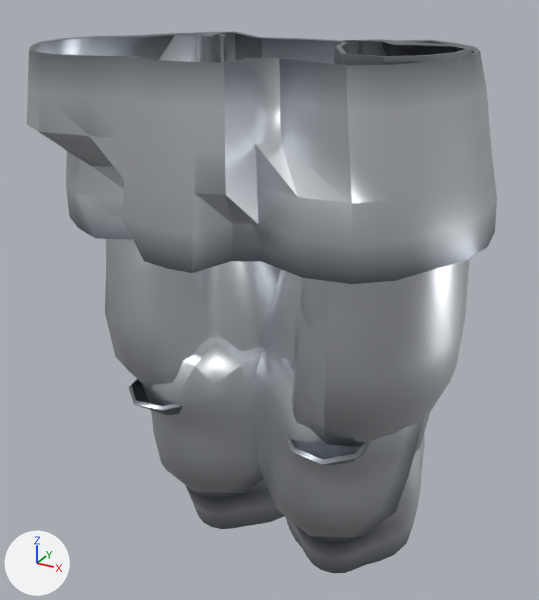
A saved change to the glTF model assets_src/armor/aydor_0/heavy_a_legs.glb.
One viewpoint serves both versions: a 50 mm camera at (0.435, -0.817, 1.073) aimed at (-0.014, 0.0, 0.664). The lights are fixed; the arrows at lower left show +X, +Y and +Z. The older version comes first. Vertices at exactly the same position are counted once.

Objects in the first picture: 'heavy_a_legs'.
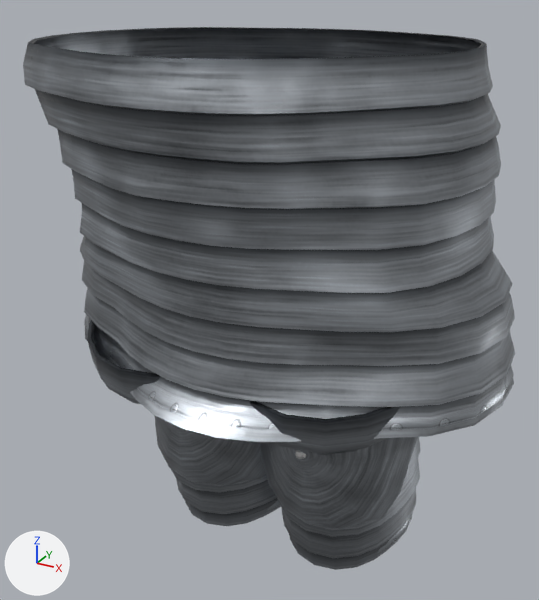
Diff of the bpy script that builds the scene:
```diff
--- a/assets_src/armor/aydor_0/heavy_a_legs.glb.py
+++ b/assets_src/armor/aydor_0/heavy_a_legs.glb.py
@@ mat_steel @@
+mat_steel = bpy.data.materials.new('steel')
+# uses the picture img_steel_c_png
+# uses the picture img_steel_n_png
+# uses the picture img_steel_orm_png
@@ mat_iron @@
+mat_iron = bpy.data.materials.new('iron')
+mat_iron.use_nodes = True; mat_iron.node_tree.nodes.clear()
+_N = mat_iron.node_tree.nodes; _L = mat_iron.node_tree.links
+n0 = _N.new('ShaderNodeBsdfPrincipled'); n0.name = 'Principled BSDF'
+n0.inputs[1].default_value = 1.0  # 'Metallic'
+n0.inputs[2].default_value = 0.48  # 'Roughness'
+n1 = _N.new('ShaderNodeOutputMaterial'); n1.name = 'Material Output'
+n2 = _N.new('ShaderNodeVertexColor'); n2.name = 'Color Attribute'
+_L.new(n0.outputs[0], n1.inputs[0])  # 'BSDF' to 'Surface'
+_L.new(n2.outputs[0], n0.inputs[0])  # 'Color' to 'Base Color'
@@ mat_trim @@
+mat_trim = bpy.data.materials.new('trim')
+# uses the picture img_trim_c_png
+# uses the picture img_trim_n_png
+# uses the picture img_trim_orm_png
@@ me_heavy_a_legs @@
-me_heavy_a_legs.from_pydata(...)  # 1374 vertices, 2472 faces; spans x -0.279..0.27, y -0.243..0.201, z 0.273..1.002
-me_heavy_a_legs.materials.append(mat_metal)
+me_heavy_a_legs.from_pydata(...)  # 2772 vertices, 5164 faces; spans x -0.315..0.309, y -0.26..0.245, z 0.292..1.002
+# me_heavy_a_legs part 1: the loose piece of 256 vertices spanning x -0.279..0.27, y -0.243..0.201, z 0.788..0.997 is rebuilt with 1120 vertices and now spans x -0.315..0.309, y -0.26..0.245, z 0.593..1.002, in mat_steel
+# me_heavy_a_legs part 2: the loose piece of 220 vertices spanning x -0.202..0.028, y -0.151..0.16, z 0.273..0.565 is rebuilt with 462 vertices and now spans x -0.266..0.037, y -0.202..0.173, z 0.294..0.645, in mat_steel
+# me_heavy_a_legs part 3: the loose piece of 220 vertices spanning x -0.03..0.202, y -0.151..0.16, z 0.273..0.565 is rebuilt with 462 vertices and now spans x -0.034..0.257, y -0.199..0.171, z 0.294..0.645, in mat_steel
+# me_heavy_a_legs part 4: the loose piece of 97 vertices spanning x -0.218..0.038, y -0.137..0.011, z 0.346..0.634 is rebuilt with 141 vertices and now spans x -0.215..0.031, y -0.133..0.013, z 0.358..0.63, in mat_steel
+# me_heavy_a_legs part 5: a new loose piece of 160 vertices spanning x -0.313..0.307, y -0.229..0.232, z 0.596..0.617, in mat_trim
+# me_heavy_a_legs part 6: a new loose piece of 141 vertices spanning x -0.033..0.214, y -0.127..0.013, z 0.357..0.631, in mat_steel
+# me_heavy_a_legs part 7: a new loose piece of 130 vertices spanning x -0.007..0.186, y -0.056..0.165, z 0.292..0.324, in mat_trim
+# me_heavy_a_legs part 8: a new loose piece of 130 vertices spanning x -0.188..0.005, y -0.056..0.167, z 0.292..0.324, in mat_trim
+# me_heavy_a_legs part 9: 1 vertex moved within x 0.095, y -0.126, z 0.526; 580 vertices removed from x -0.241..0.241, y -0.16..0.175, z 0.345..1.002; 12 vertices added at x 0.088..0.102, y -0.125..-0.118, z 0.516..0.533
+# other edits to the shape of me_heavy_a_legs do not show in these pictures
+me_heavy_a_legs.materials.append(mat_iron)
+me_heavy_a_legs.materials.append(mat_steel)
+me_heavy_a_legs.materials.append(mat_trim)
```

Changed parts and their boxes [x1, y1, x2, y2] in the pictures (539 x 600 px):
'heavy_a_legs', reshaped: before [27, 31, 497, 573]; after [23, 27, 515, 570]
part 1 of me_heavy_a_legs, rebuilt (64% taller): before [27, 31, 497, 284]; after [23, 27, 515, 443]
part 2 of me_heavy_a_legs, rebuilt: before [129, 379, 284, 529]; after [87, 320, 281, 526]
part 3 of me_heavy_a_legs, rebuilt: before [285, 436, 425, 573]; after [250, 401, 421, 570]
part 4 of me_heavy_a_legs, rebuilt: before [142, 337, 264, 493]; after [154, 415, 265, 486]
part 5 of me_heavy_a_legs, added (mostly hidden): after [86, 315, 514, 431]
part 6 of me_heavy_a_legs, added: after [260, 437, 418, 529]
part 7 of me_heavy_a_legs, added (mostly hidden): after [377, 515, 412, 554]
part 8 of me_heavy_a_legs, added (mostly hidden): after [267, 500, 280, 511]
part 9 of me_heavy_a_legs, built on: before [105, 33, 472, 537]; after [295, 450, 306, 459]
